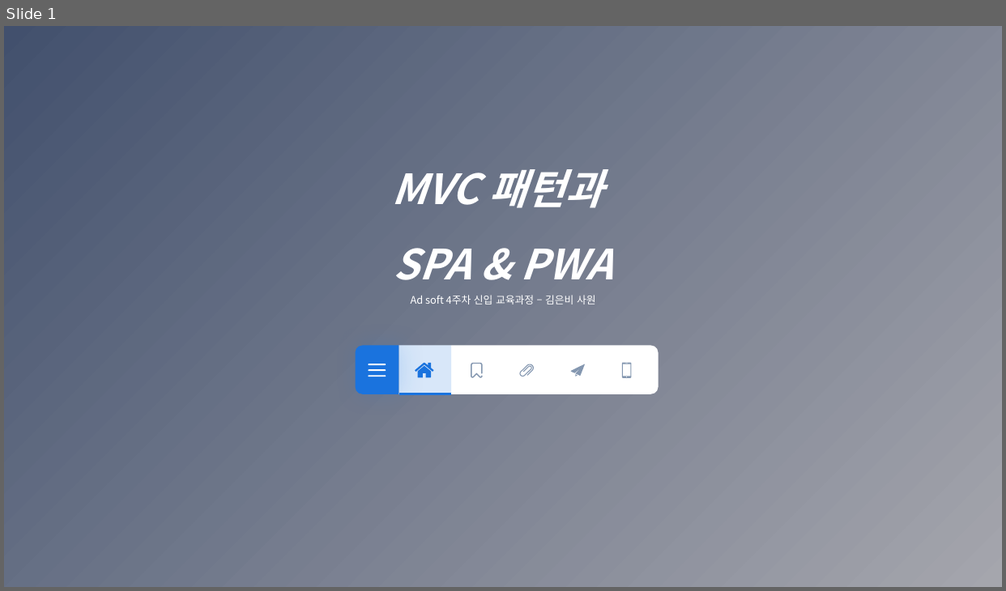
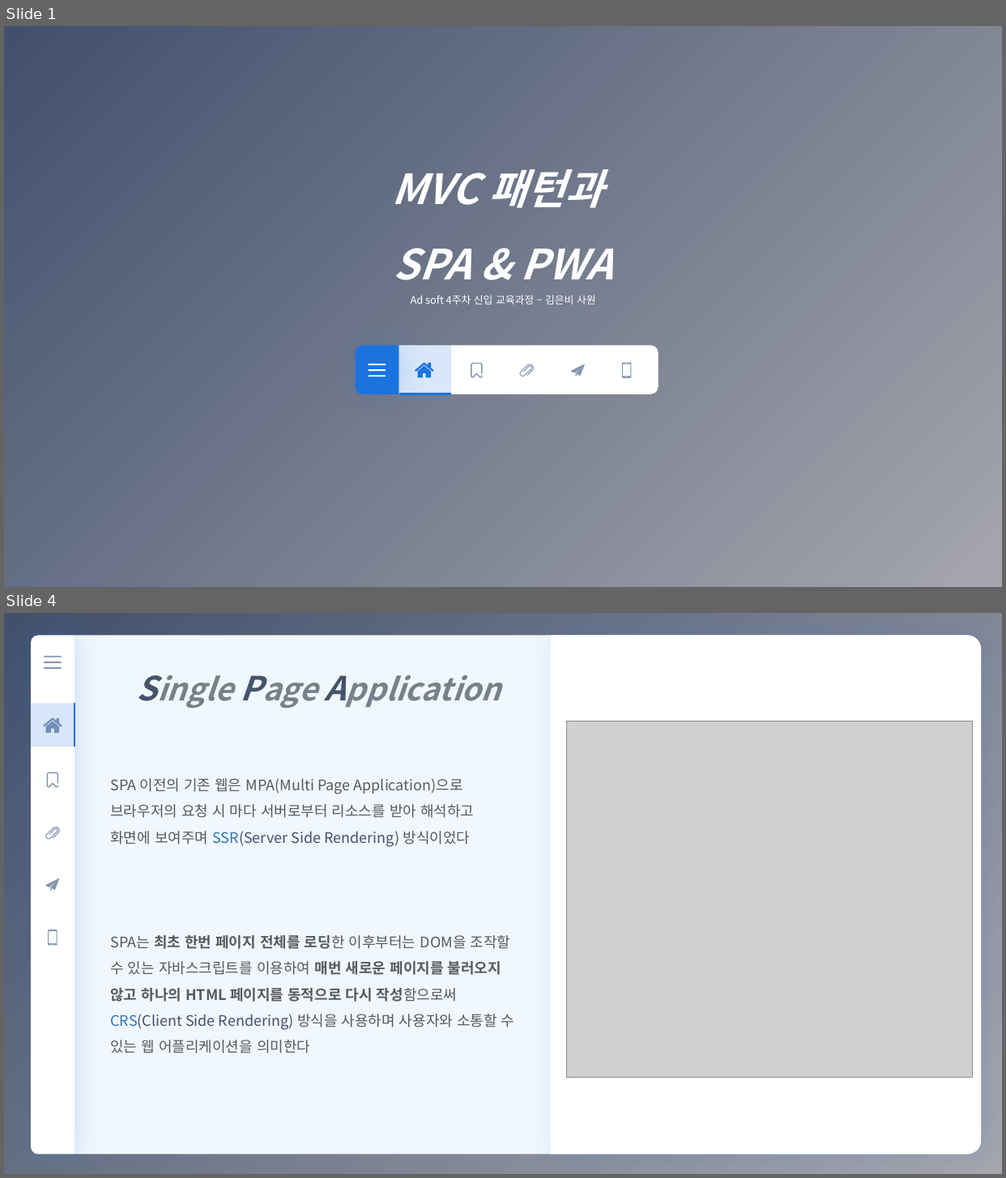
Before and after one commit to eunbee-kim/dmsql1471, a slide deck: 교육/4주차_MVC_SPA_PWA.pptx. Shown one above the other, each under a label of ours: slide 1 before the commit, slides 1 and 4 after it; the slides between them are not shown. The pictures are 1006x591 and 1006x1178 pixels, drawn with LibreOffice and Linux fonts; fonts in the diff are those of the drawing; grey boxes stand for pictures. Boxes give left, top, right and bottom in pixels: in the first picture for what was removed or moved away, otherwise in the second. Text is boxed around its words. In the diff, an @@ line names an element or a change of style, - is before the commit and + after.

```diff
--- a/교육/4주차_MVC_SPA_PWA.pptx
+++ b/교육/4주차_MVC_SPA_PWA.pptx
@@ slide 4 added at (4,613,1002,1174), background gradient #42506D to #A5A6AD @@
@@ round same rect added at (74,636,982,1155), fill #F1F7FF @@
@@ round same rect added at (551,635,982,1155), fill #FFFFFF @@
@@ group added at (31,635,74,1154): 6 freeform shapes, 3 rounded rectangles, 1 round same rect @@
@@ table added at (31,703,74,747), 1 rows, 1 columns @@
+
@@ picture added at (567,721,973,1078) @@
@@ text added at (110,778,515,1054), 14 pt, text #595959 @@
+SPA 이전의 기존 웹은 MPA(Multi Page Application)으로 브라우저의 요청 시 마다 서버로부터 리소스를 받아 해석하고 화면에 보여주며 SSR(Server Side Rendering) 방식이었다
+SPA는 최초 한번 페이지 전체를 로딩한 이후부터는 DOM을 조작할 수 있는 자바스크립트를 이용하여 매번 새로운 페이지를 불러오지 않고 하나의 HTML 페이지를 동적으로 다시 작성함으로써 CRS(Client Side Rendering) 방식을 사용하며 사용자와 소통할 수 있는 웹 어플리케이션을 의미한다
@@ text added at (317,778,463,794), 30 pt, text #78808D, bold, italic @@
+Single Page Application
```
Also in this commit, not shown: 1 slide changed, 4 other slides added, 2 other files.
